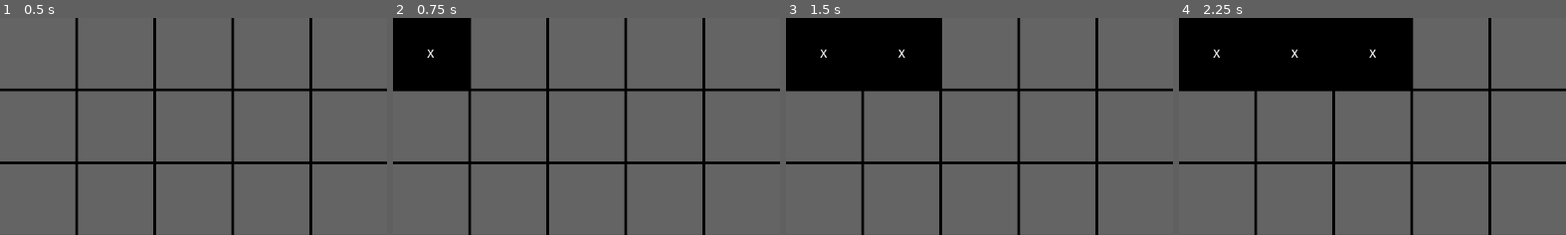
Above: before the commit, frames 1-4 (left to right).
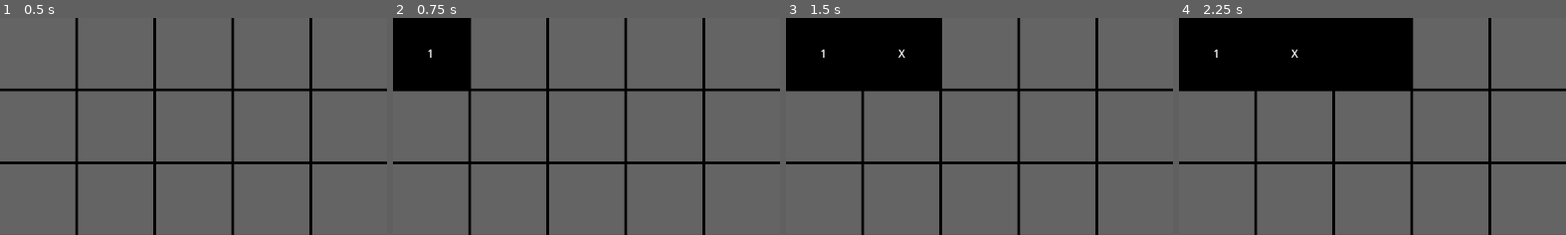
Above: after the commit, the same moments.

Repository: Vorgenstad/minesweeper
Game: Godot game, scene res://scenes/board/board.tscn
Two runs of this game, one before a commit and one after it. Both use one fixed random seed, a clock stepped at 60 frames per second and the inputs below.
Inputs (mouse positions are % of the whole screen's width and height, from its top left):
- Up to frame 1 (0.5 s): no input
- Up to frame 2 (0.75 s): click (5, 8) at 0.52 s
- Up to frame 3 (1.5 s): click (15, 8) at 1.27 s
- Up to frame 4 (2.25 s): click (25, 8) at 2.02 s
The pictures show only the part of the screen within x 0-50%, y 0-50%; the shares and areas given below are measured in that part.

Frame 1 is identical in both runs. In frame 2, less than 0.1% of the frame differs, in the area x 8-11%, y 14-19%; in frame 3, less than 0.1%; in frame 4, less than 0.1%, in the area x 8-51%, y 14-19%.

Commit message:
Added the two types of cells

Diff:
--- a/scenes/board/board.tscn
+++ b/scenes/board/board.tscn
@@ -1,6 +1,7 @@
-[gd_scene load_steps=2 format=3 uid="uid://bw8cfxu2r8q3y"]
+[gd_scene load_steps=3 format=3 uid="uid://bw8cfxu2r8q3y"]
 
-[ext_resource type="PackedScene" uid="uid://b8oqe8uikpldw" path="res://scenes/cell/cell.tscn" id="1_uknyb"]
+[ext_resource type="PackedScene" uid="uid://b8oqe8uikpldw" path="res://scenes/cell/empty_cell.tscn" id="1_uknyb"]
+[ext_resource type="PackedScene" uid="uid://pya3w8g4v7cw" path="res://scenes/cell/bomb_cell.tscn" id="2_e2put"]
 
 [node name="Board" type="CanvasLayer"]
 
@@ -15,182 +16,183 @@
 layout_mode = 2
 columns = 10
 
-[node name="Cell" parent="PanelContainer/GridContainer" instance=ExtResource("1_uknyb")]
+[node name="EmptyCell" parent="PanelContainer/GridContainer" instance=ExtResource("1_uknyb")]
+layout_mode = 2
+value = 1
+
+[node name="BombCell" parent="PanelContainer/GridContainer" instance=ExtResource("2_e2put")]
 layout_mode = 2
 
-[node name="Cell2" parent="PanelContainer/GridContainer" instance=ExtResource("1_uknyb")]
+[node name="EmptyCell2" parent="PanelContainer/GridContainer" instance=ExtResource("1_uknyb")]
 layout_mode = 2
 
-[node name="Cell3" parent="PanelContainer/GridContainer" instance=ExtResource("1_uknyb")]
+[node name="BombCell2" parent="PanelContainer/GridContainer" instance=ExtResource("2_e2put")]
 layout_mode = 2
 
-[node name="Cell4" parent="PanelContainer/GridContainer" instance=ExtResource("1_uknyb")]
+[node name="EmptyCell3" parent="PanelContainer/GridContainer" instance=ExtResource("1_uknyb")]
 layout_mode = 2
 
-[node name="Cell5" parent="PanelContainer/GridContainer" instance=ExtResource("1_uknyb")]
+[node name="BombCell3" parent="PanelContainer/GridContainer" instance=ExtResource("2_e2put")]
 layout_mode = 2
 
-[node name="Cell6" parent="PanelContainer/GridContainer" instance=ExtResource("1_uknyb")]
+[node name="EmptyCell4" parent="PanelContainer/GridContainer" instance=ExtResource("1_uknyb")]
 layout_mode = 2
 
-[node name="Cell7" parent="PanelContainer/GridContainer" instance=ExtResource("1_uknyb")]
+[node name="BombCell4" parent="PanelContainer/GridContainer" instance=ExtResource("2_e2put")]
 layout_mode = 2
 
-[node name="Cell8" parent="PanelContainer/GridContainer" instance=ExtResource("1_uknyb")]
+[node name="EmptyCell5" parent="PanelContainer/GridContainer" instance=ExtResource("1_uknyb")]
 layout_mode = 2
 
-[node name="Cell9" parent="PanelContainer/GridContainer" instance=ExtResource("1_uknyb")]
+[node name="BombCell5" parent="PanelContainer/GridContainer" instance=ExtResource("2_e2put")]
 layout_mode = 2
 
-[node name="Cell10" parent="PanelContainer/GridContainer" instance=ExtResource("1_uknyb")]
+[node name="EmptyCell6" parent="PanelContainer/GridContainer" instance=ExtResource("1_uknyb")]
 layout_mode = 2
 
-[node name="Cell11" parent="PanelContainer/GridContainer" instance=ExtResource("1_uknyb")]
+[node name="BombCell6" parent="PanelContainer/GridContainer" instance=ExtResource("2_e2put")]
 layout_mode = 2
 
-[node name="Cell12" parent="PanelContainer/GridContainer" instance=ExtResource("1_uknyb")]
+[node name="EmptyCell7" parent="PanelContainer/GridContainer" instance=ExtResource("1_uknyb")]
 layout_mode = 2
 
-[node name="Cell13" parent="PanelContainer/GridContainer" instance=ExtResource("1_uknyb")]
+[node name="BombCell7" parent="PanelContainer/GridContainer" instance=ExtResource("2_e2put")]
 layout_mode = 2
 
-[node name="Cell14" parent="PanelContainer/GridContainer" instance=ExtResource("1_uknyb")]
+[node name="EmptyCell8" parent="PanelContainer/GridContainer" instance=ExtResource("1_uknyb")]
 layout_mode = 2
 
-[node name="Cell15" parent="PanelContainer/GridContainer" instance=ExtResource("1_uknyb")]
+[node name="BombCell8" parent="PanelContainer/GridContainer" instance=ExtResource("2_e2put")]
 layout_mode = 2
 
-[node name="Cell16" parent="PanelContainer/GridContainer" instance=ExtResource("1_uknyb")]
+[node name="EmptyCell9" parent="PanelContainer/GridContainer" instance=ExtResource("1_uknyb")]
 layout_mode = 2
 
-[node name="Cell17" parent="PanelContainer/GridContainer" instance=ExtResource("1_uknyb")]
+[node name="BombCell9" parent="PanelContainer/GridContainer" instance=ExtResource("2_e2put")]
 layout_mode = 2
 
-[node name="Cell18" parent="PanelContainer/GridContainer" instance=ExtResource("1_uknyb")]
+[node name="EmptyCell10" parent="PanelContainer/GridContainer" instance=ExtResource("1_uknyb")]
 layout_mode = 2
 
-[node name="Cell19" parent="PanelContainer/GridContainer" instance=ExtResource("1_uknyb")]
+[node name="BombCell10" parent="PanelContainer/GridContainer" instance=ExtResource("2_e2put")]
 layout_mode = 2
 
-[node name="Cell20" parent="PanelContainer/GridContainer" instance=ExtResource("1_uknyb")]
+[node name="EmptyCell11" parent="PanelContainer/GridContainer" instance=ExtResource("1_uknyb")]
 layout_mode = 2
 
-[node name="Cell21" parent="PanelContainer/GridContainer" instance=ExtResource("1_uknyb")]
+[node name="BombCell11" parent="PanelContainer/GridContainer" instance=ExtResource("2_e2put")]
 layout_mode = 2
 
-[node name="Cell22" parent="PanelContainer/GridContainer" instance=ExtResource("1_uknyb")]
+[node name="EmptyCell12" parent="PanelContainer/GridContainer" instance=ExtResource("1_uknyb")]
 layout_mode = 2
 
-[node name="Cell23" parent="PanelContainer/GridContainer" instance=ExtResource("1_uknyb")]
+[node name="BombCell12" parent="PanelContainer/GridContainer" instance=ExtResource("2_e2put")]
 layout_mode = 2
 
-[node name="Cell24" parent="PanelContainer/GridContainer" instance=ExtResource("1_uknyb")]
+[node name="EmptyCell13" parent="PanelContainer/GridContainer" instance=ExtResource("1_uknyb")]
 layout_mode = 2
 
-[node name="Cell25" parent="PanelContainer/GridContainer" instance=ExtResource("1_uknyb")]
+[node name="BombCell13" parent="PanelContainer/GridContainer" instance=ExtResource("2_e2put")]
 layout_mode = 2
 
-[node name="Cell26" parent="PanelContainer/GridContainer" instance=ExtResource("1_uknyb")]
+[node name="EmptyCell14" parent="PanelContainer/GridContainer" instance=ExtResource("1_uknyb")]
 layout_mode = 2
 
-[node name="Cell27" parent="PanelContainer/GridContainer" instance=ExtResource("1_uknyb")]
+[node name="BombCell14" parent="PanelContainer/GridContainer" instance=ExtResource("2_e2put")]
 layout_mode = 2
 
-[node name="Cell28" parent="PanelContainer/GridContainer" instance=ExtResource("1_uknyb")]
+[node name="EmptyCell15" parent="PanelContainer/GridContainer" instance=ExtResource("1_uknyb")]
 layout_mode = 2
 
-[node name="Cell29" parent="PanelContainer/GridContainer" instance=ExtResource("1_uknyb")]
+[node name="BombCell15" parent="PanelContainer/GridContainer" instance=ExtResource("2_e2put")]
 layout_mode = 2
 
-[node name="Cell30" parent="PanelContainer/GridContainer" instance=ExtResource("1_uknyb")]
+[node name="EmptyCell16" parent="PanelContainer/GridContainer" instance=ExtResource("1_uknyb")]
 layout_mode = 2
 
-[node name="Cell31" parent="PanelContainer/GridContainer" instance=ExtResource("1_uknyb")]
+[node name="BombCell16" parent="PanelContainer/GridContainer" instance=ExtResource("2_e2put")]
 layout_mode = 2
 
-[node name="Cell32" parent="PanelContainer/GridContainer" instance=ExtResource("1_uknyb")]
+[node name="EmptyCell17" parent="PanelContainer/GridContainer" instance=ExtResource("1_uknyb")]
 layout_mode = 2
 
-[node name="Cell33" parent="PanelContainer/GridContainer" instance=ExtResource("1_uknyb")]
+[node name="BombCell17" parent="PanelContainer/GridContainer" instance=ExtResource("2_e2put")]
 layout_mode = 2
 
-[node name="Cell34" parent="PanelContainer/GridContainer" instance=ExtResource("1_uknyb")]
+[node name="EmptyCell18" parent="PanelContainer/GridContainer" instance=ExtResource("1_uknyb")]
 layout_mode = 2
 
-[node name="Cell35" parent="PanelContainer/GridContainer" instance=ExtResource("1_uknyb")]
+[node name="BombCell18" parent="PanelContainer/GridContainer" instance=ExtResource("2_e2put")]
 layout_mode = 2
 
-[node name="Cell36" parent="PanelContainer/GridContainer" instance=ExtResource("1_uknyb")]
+[node name="EmptyCell19" parent="PanelContainer/GridContainer" instance=ExtResource("1_uknyb")]
 layout_mode = 2
 
-[node name="Cell37" parent="PanelContainer/GridContainer" instance=ExtResource("1_uknyb")]
+[node name="BombCell19" parent="PanelContainer/GridContainer" instance=ExtResource("2_e2put")]
 layout_mode = 2
 
-[node name="Cell38" parent="PanelContainer/GridContainer" instance=ExtResource("1_uknyb")]
+[node name="EmptyCell20" parent="PanelContainer/GridContainer" instance=ExtResource("1_uknyb")]
 layout_mode = 2
 
-[node name="Cell39" parent="PanelContainer/GridContainer" instance=ExtResource("1_uknyb")]
+[node name="BombCell20" parent="PanelContainer/GridContainer" instance=ExtResource("2_e2put")]
 layout_mode = 2
 
-[node name="Cell40" parent="PanelContainer/GridContainer" instance=ExtResource("1_uknyb")]
+[node name="EmptyCell21" parent="PanelContainer/GridContainer" instance=ExtResource("1_uknyb")]
 layout_mode = 2
 
-[node name="Cell41" parent="PanelContainer/GridContainer" instance=ExtResource("1_uknyb")]
+[node name="BombCell21" parent="PanelContainer/GridContainer" instance=ExtResource("2_e2put")]
 layout_mode = 2
 
-[node name="Cell42" parent="PanelContainer/GridContainer" instance=ExtResource("1_uknyb")]
+[node name="EmptyCell22" parent="PanelContainer/GridContainer" instance=ExtResource("1_uknyb")]
 layout_mode = 2
 
-[node name="Cell43" parent="PanelContainer/GridContainer" instance=ExtResource("1_uknyb")]
+[node name="BombCell22" parent="PanelContainer/GridContainer" instance=ExtResource("2_e2put")]
 layout_mode = 2
 
-[node name="Cell44" parent="PanelContainer/GridContainer" instance=ExtResource("1_uknyb")]
+[node name="EmptyCell23" parent="PanelContainer/GridContainer" instance=ExtResource("1_uknyb")]
 layout_mode = 2
 
-[node name="Cell45" parent="PanelContainer/GridContainer" instance=ExtResource("1_uknyb")]
+[node name="BombCell23" parent="PanelContainer/GridContainer" instance=ExtResource("2_e2put")]
 layout_mode = 2
 
-[node name="Cell46" parent="PanelContainer/GridContainer" instance=ExtResource("1_uknyb")]
+[node name="EmptyCell24" parent="PanelContainer/GridContainer" instance=ExtResource("1_uknyb")]
 layout_mode = 2
 
-[node name="Cell47" parent="PanelContainer/GridContainer" instance=ExtResource("1_uknyb")]
+[node name="BombCell24" parent="PanelContainer/GridContainer" instance=ExtResource("2_e2put")]
 layout_mode = 2
 
-[node name="Cell48" parent="PanelContainer/GridContainer" instance=ExtResource("1_uknyb")]
+[node name="EmptyCell25" parent="PanelContainer/GridContainer" instance=ExtResource("1_uknyb")]
 layout_mode = 2
 
-[node name="Cell49" parent="PanelContainer/GridContainer" instance=ExtResource("1_uknyb")]
+[node name="BombCell25" parent="PanelContainer/GridContainer" instance=ExtResource("2_e2put")]
 layout_mode = 2
 
-[node name="Cell50" parent="PanelContainer/GridContainer" instance=ExtResource("1_uknyb")]
+[node name="EmptyCell26" parent="PanelContainer/GridContainer" instance=ExtResource("1_uknyb")]
 layout_mode = 2
 
-[node name="Cell51" parent="PanelContainer/GridContainer" instance=ExtResource("1_uknyb")]
+[node name="BombCell26" parent="PanelContainer/GridContainer" instance=ExtResource("2_e2put")]
 layout_mode = 2
 
-[node name="Cell52" parent="PanelContainer/GridContainer" instance=ExtResource("1_uknyb")]
+[node name="EmptyCell27" parent="PanelContainer/GridContainer" instance=ExtResource("1_uknyb")]
 layout_mode = 2
 
-[node name="Cell53" parent="PanelContainer/GridContainer" instance=ExtResource("1_uknyb")]
+[node name="BombCell27" parent="PanelContainer/GridContainer" instance=ExtResource("2_e2put")]
 layout_mode = 2
 
-[node name="Cell54" parent="PanelContainer/GridContainer" instance=ExtResource("1_uknyb")]
+[node name="EmptyCell28" parent="PanelContainer/GridContainer" instance=ExtResource("1_uknyb")]
 layout_mode = 2
 
-[node name="Cell55" parent="PanelContainer/GridContainer" instance=ExtResource("1_uknyb")]
+[node name="BombCell28" parent="PanelContainer/GridContainer" instance=ExtResource("2_e2put")]
 layout_mode = 2
 
-[node name="Cell56" parent="PanelContainer/GridContainer" instance=ExtResource("1_uknyb")]
+[node name="EmptyCell29" parent="PanelContainer/GridContainer" instance=ExtResource("1_uknyb")]
 layout_mode = 2
 
-[node name="Cell57" parent="PanelContainer/GridContainer" instance=ExtResource("1_uknyb")]
+[node name="BombCell29" parent="PanelContainer/GridContainer" instance=ExtResource("2_e2put")]
 layout_mode = 2
 
-[node name="Cell58" parent="PanelContainer/GridContainer" instance=ExtResource("1_uknyb")]
+[node name="EmptyCell30" parent="PanelContainer/GridContainer" instance=ExtResource("1_uknyb")]
 layout_mode = 2
 
-[node name="Cell59" parent="PanelContainer/GridContainer" instance=ExtResource("1_uknyb")]
+[node name="BombCell30" parent="PanelContainer/GridContainer" instance=ExtResource("2_e2put")]
 layout_mode = 2
-
-[node name="Cell60" parent="PanelContainer/GridContainer" instance=ExtResource("1_uknyb")]
-layout_mode = 2
--- a/scenes/cell/cell.gd
+++ b/scenes/cell/bomb_cell.gd
@@ -1,4 +1,4 @@
-class_name Cell
+class_name BombCell
 extends PanelContainer
 
 func _on_button_pressed() -> void:
--- /dev/null
+++ b/scenes/cell/bomb_cell.tscn
@@ -0,0 +1,26 @@
+[gd_scene load_steps=2 format=3 uid="uid://pya3w8g4v7cw"]
+
+[ext_resource type="Script" path="res://scenes/cell/bomb_cell.gd" id="1_ynrlo"]
+
+[node name="BombCell" type="PanelContainer"]
+anchors_preset = 15
+anchor_right = 1.0
+anchor_bottom = 1.0
+grow_horizontal = 2
+grow_vertical = 2
+size_flags_horizontal = 3
+size_flags_vertical = 3
+script = ExtResource("1_ynrlo")
+
+[node name="Label" type="Label" parent="."]
+unique_name_in_owner = true
+layout_mode = 2
+text = "X"
+horizontal_alignment = 1
+vertical_alignment = 1
+
+[node name="Button" type="Button" parent="."]
+unique_name_in_owner = true
+layout_mode = 2
+
+[connection signal="pressed" from="Button" to="." method="_on_button_pressed"]
--- /dev/null
+++ b/scenes/cell/empty_cell.gd
@@ -0,0 +1,10 @@
+class_name EmptyCell
+extends PanelContainer
+
+@export var value := 0
+
+func _ready() -> void:
+	%Label.text = str(value) if value != 0 else ""
+
+func _on_button_pressed() -> void:
+	%Button.visible = false
--- a/scenes/cell/cell.tscn
+++ b/scenes/cell/empty_cell.tscn
@@ -1,8 +1,8 @@
 [gd_scene load_steps=2 format=3 uid="uid://b8oqe8uikpldw"]
 
-[ext_resource type="Script" path="res://scenes/cell/cell.gd" id="1_tybha"]
+[ext_resource type="Script" path="res://scenes/cell/empty_cell.gd" id="1_tybha"]
 
-[node name="Cell" type="PanelContainer"]
+[node name="EmptyCell" type="PanelContainer"]
 anchors_preset = 15
 anchor_right = 1.0
 anchor_bottom = 1.0
@@ -13,9 +13,9 @@
 script = ExtResource("1_tybha")
 
 [node name="Label" type="Label" parent="."]
+unique_name_in_owner = true
 layout_mode = 2
 size_flags_vertical = 1
-text = "X"
 horizontal_alignment = 1
 vertical_alignment = 1
 
